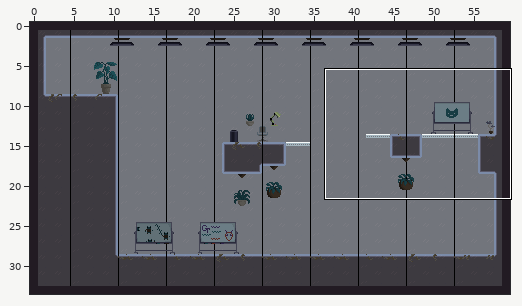
Tiled map, stored at Assets/Tiles/Alex/Alex Romo 1.tmx. The first picture is a wide view before the edit; the outline marks the close-up.
Close-up. First the earlier version:
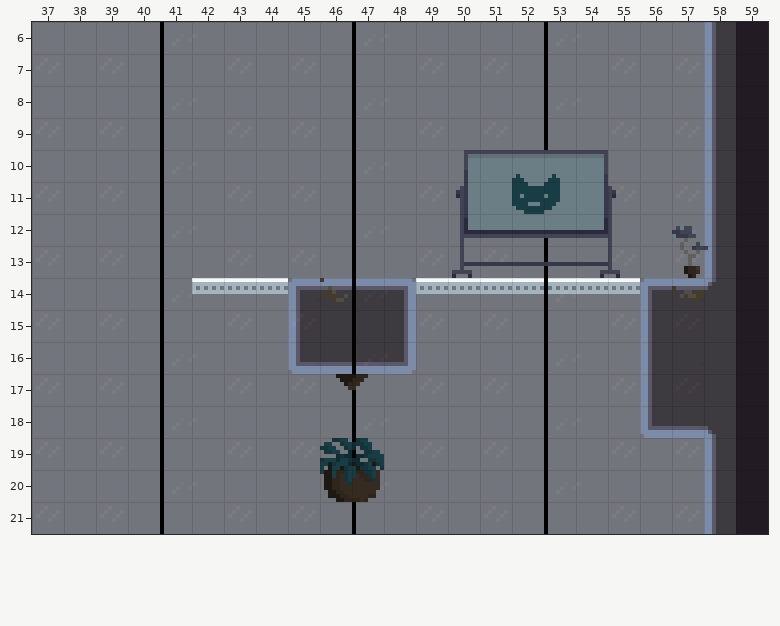
Cells are 8x8 px. Shown: x 37..59, y 6..21.
Once edited:
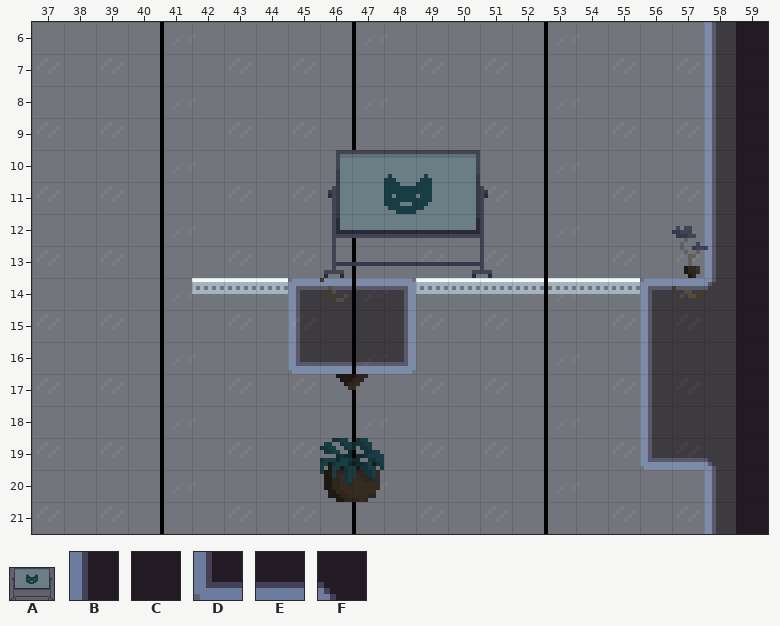
Key: from "Decoration": A 6 "Whiteboard"; from "Rocks": B 6, C 7, D 12, E 13, F 28.
_ is an empty cell, . an unchanged one.
Objects are placed by their top-left corner, in cells (3,4 is the top-left corner of cell 3,4); size is 1x1 cell unless given.
The exact change:
--- layer "Ground"
@@ x 56..58 @@
-18 DEF
-19 __B
+18 BCC
+19 DEF
--- layer "Decoration"
-A "Whiteboard" at 50,10 size 5.5x4
+A "Whiteboard" at 46,10 size 5.5x4
